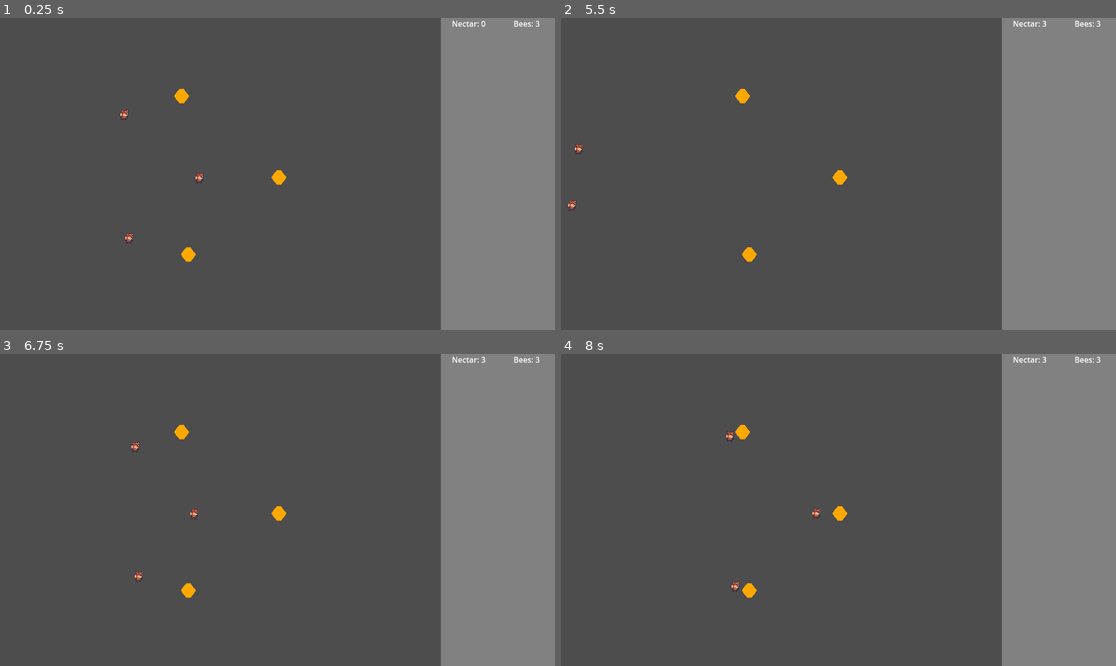
Above: before the commit, frames 1-4 (two rows, left to right).
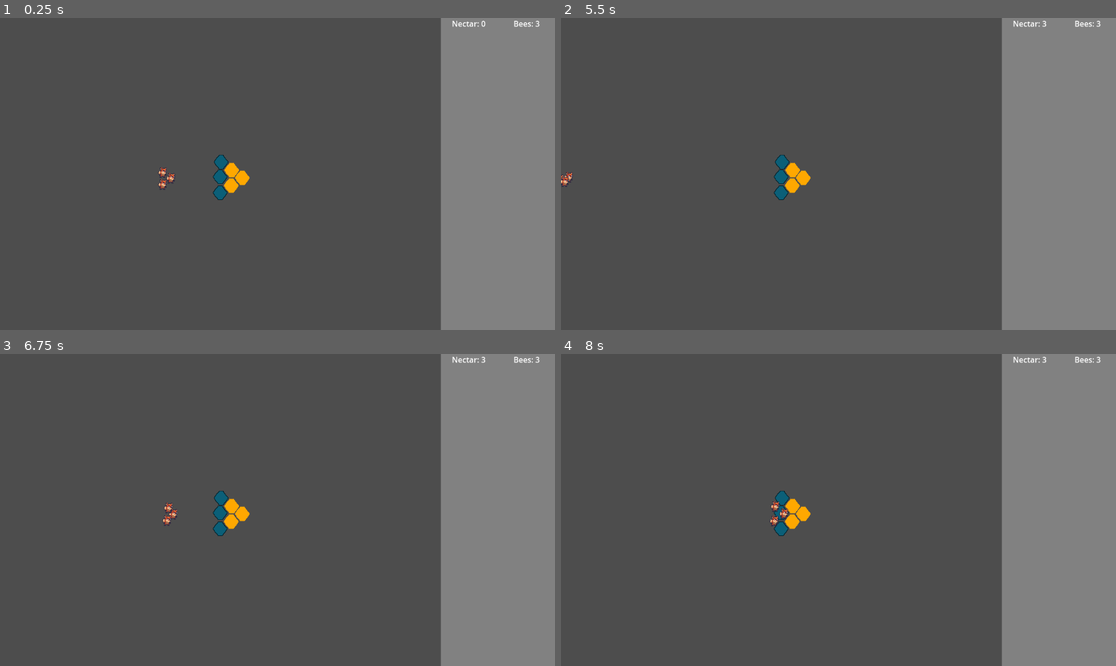
Above: after the commit, the same moments.

Repository: SBSoftwareDev/brainless
Game: Godot game, scene res://src/scenes/game.tscn
The game is run twice, just before and just after one commit, with the same random seed, the same clock (stepped at 60 frames per second) and the same inputs.
Inputs (mouse positions are in pixels of both pictures, inside the frame that each line leads up to):
- Up to frame 1 (0.25 s): no input
- Up to frame 2 (5.5 s): move the mouse to (960, 158) at 0.52 s; move the mouse to (727, 189) at 1.27 s; tap Enter at 2, 3.5, 5 s; move the mouse to (894, 105) at 2.02 s; tap Space at 2.75, 4.25 s; move the mouse to (810, 236) at 2.77 s; move the mouse to (1005, 220) at 3.52 s; move the mouse to (672, 127) at 4.27 s; move the mouse to (866, 174) at 5.02 s
- Up to frame 3 (6.75 s): move the mouse to (194, 432) at 5.77 s; move the mouse to (399, 494) at 6.52 s
- Up to frame 4 (8 s): move the mouse to (727, 525) at 7.27 s

The runs differ from the first frame. In frame 1, 1.0% of the frame differs, in the area x 21-52%, y 22-79%; in frame 2, 0.9%; in frame 3, 1.0%; in frame 4, 0.9%.

Commit message:
Added locked cells that highlight with mouseover

Diff:
--- a/src/scenes/cell.tscn
+++ b/src/scenes/cell.tscn
@@ -1,7 +1,7 @@
 [gd_scene load_steps=3 format=3 uid="uid://dscsnp8cieu3t"]
 
 [ext_resource type="Texture2D" uid="uid://meu03lp5eolp" path="res://assets/img/cell/cell_sprite.png" id="1_kgu0s"]
-[ext_resource type="Script" uid="uid://byasji5xf1ypu" path="res://src/scenes/cell.gd" id="2_3aesr"]
+[ext_resource type="Script" uid="uid://byasji5xf1ypu" path="res://src/scripts/cell.gd" id="2_3aesr"]
 
 [node name="Cell" type="Sprite2D"]
 texture_filter = 1
@@ -11,6 +11,7 @@
 [node name="Area2D" type="Area2D" parent="."]
 
 [node name="CollisionPolygon2D" type="CollisionPolygon2D" parent="Area2D"]
+visible = false
 polygon = PackedVector2Array(-9, -10, -5, -15, 5, -15, 15, -2, 15, 2, 5, 15, -5, 15, -10, 10, -13, 7, -15, 2, -15, -2)
 
 [connection signal="body_entered" from="Area2D" to="." method="_on_area_2d_body_entered"]
--- a/src/scenes/control.tscn
+++ b/src/scenes/control.tscn
@@ -1,6 +1,6 @@
 [gd_scene load_steps=2 format=3 uid="uid://ca5du5sbdgw2t"]
 
-[ext_resource type="Script" uid="uid://2fy1ymhb4egt" path="res://src/scenes/control.gd" id="1_gp5ph"]
+[ext_resource type="Script" uid="uid://2fy1ymhb4egt" path="res://src/scripts/control.gd" id="1_gp5ph"]
 
 [node name="Control" type="Control"]
 layout_mode = 3
@@ -9,6 +9,7 @@
 anchor_bottom = 1.0
 grow_horizontal = 2
 grow_vertical = 2
+mouse_filter = 1
 script = ExtResource("1_gp5ph")
 
 [node name="ColorRect" type="ColorRect" parent="."]
--- /dev/null
+++ b/src/scenes/empty_cell.tscn
@@ -0,0 +1,17 @@
+[gd_scene load_steps=3 format=3 uid="uid://77arjm8gy316"]
+
+[ext_resource type="Texture2D" uid="uid://chrfcj6qchacb" path="res://assets/img/cell/cell_sprite_locked.png" id="1_3bbs8"]
+[ext_resource type="Script" uid="uid://dnnkyjqmuicoc" path="res://src/scripts/empty_cell.gd" id="3_rjsee"]
+
+[node name="Empty Cell" type="Sprite2D"]
+texture = ExtResource("1_3bbs8")
+script = ExtResource("3_rjsee")
+
+[node name="Area2D" type="Area2D" parent="."]
+
+[node name="CollisionPolygon2D" type="CollisionPolygon2D" parent="Area2D"]
+visible = false
+polygon = PackedVector2Array(-14, -1, -4, -14, 4, -14, 14, -1, 14, 1, 5, 14, -5, 14, -14, 1)
+
+[connection signal="mouse_entered" from="Area2D" to="." method="_on_area_2d_mouse_entered"]
+[connection signal="mouse_exited" from="Area2D" to="." method="_on_area_2d_mouse_exited"]
--- a/src/scenes/game.tscn
+++ b/src/scenes/game.tscn
@@ -1,7 +1,8 @@
-[gd_scene load_steps=5 format=3 uid="uid://4vqtyrbxi32s"]
+[gd_scene load_steps=6 format=3 uid="uid://4vqtyrbxi32s"]
 
-[ext_resource type="Script" uid="uid://b5qquvw15kre8" path="res://src/scenes/economy.gd" id="1_3rtjt"]
+[ext_resource type="Script" uid="uid://b5qquvw15kre8" path="res://src/scripts/economy.gd" id="1_3rtjt"]
 [ext_resource type="PackedScene" uid="uid://fivhk2risx6o" path="res://src/scenes/collectible.tscn" id="1_covw0"]
+[ext_resource type="PackedScene" uid="uid://77arjm8gy316" path="res://src/scenes/empty_cell.tscn" id="2_276xm"]
 [ext_resource type="PackedScene" uid="uid://bou1hucryo30g" path="res://src/scenes/bee_and_cell.tscn" id="3_3rtjt"]
 [ext_resource type="PackedScene" uid="uid://ca5du5sbdgw2t" path="res://src/scenes/control.tscn" id="4_yufto"]
 
@@ -20,6 +21,15 @@
 
 [node name="Level" type="Node2D" parent="World"]
 
+[node name="EmptyCell" parent="World/Level" instance=ExtResource("2_276xm")]
+position = Vector2(459, 299)
+
+[node name="EmptyCell2" parent="World/Level" instance=ExtResource("2_276xm")]
+position = Vector2(457, 330)
+
+[node name="EmptyCell3" parent="World/Level" instance=ExtResource("2_276xm")]
+position = Vector2(457, 363)
+
 [node name="Entities" type="Node2D" parent="World"]
 
 [node name="Collectible" parent="World/Entities" instance=ExtResource("1_covw0")]
@@ -28,13 +38,13 @@
 scale = Vector2(1.0225279, 1)
 
 [node name="BeeAndCell" parent="World/Entities" instance=ExtResource("3_3rtjt")]
-position = Vector2(579, 331)
+position = Vector2(503, 332)
 
 [node name="BeeAndCell2" parent="World/Entities" instance=ExtResource("3_3rtjt")]
-position = Vector2(377, 162)
+position = Vector2(481, 316)
 
 [node name="BeeAndCell3" parent="World/Entities" instance=ExtResource("3_3rtjt")]
-position = Vector2(391, 491)
+position = Vector2(480, 348)
 
 [node name="Effects" type="Node2D" parent="World"]
 
--- /dev/null
+++ b/src/scripts/empty_cell.gd
@@ -0,0 +1,9 @@
+extends Sprite2D
+
+@onready var empty_cell: Sprite2D = $"."
+
+func _on_area_2d_mouse_entered() -> void:
+	empty_cell.texture = load("res://assets/img/cell/cell_sprite_locked_highlighted.png")
+
+func _on_area_2d_mouse_exited() -> void:
+	empty_cell.texture = load("res://assets/img/cell/cell_sprite_locked.png")
Binary file added: assets/img/cell/cell_sprite_locked.png
Not shown, added: assets/img/cell/cell_sprite_locked.png.import
Binary file added: assets/img/cell/cell_sprite_locked_highlighted.png
Not shown, added: assets/img/cell/cell_sprite_locked_highlighted.png.import
Renamed: src/scenes/cell.gd -> src/scripts/cell.gd
Renamed: src/scenes/cell.gd.uid -> src/scripts/cell.gd.uid
Renamed: src/scenes/control.gd -> src/scripts/control.gd
Renamed: src/scenes/control.gd.uid -> src/scripts/control.gd.uid
Renamed: src/scenes/economy.gd -> src/scripts/economy.gd
Renamed: src/scenes/economy.gd.uid -> src/scripts/economy.gd.uid
Not shown, added: src/scripts/empty_cell.gd.uid
